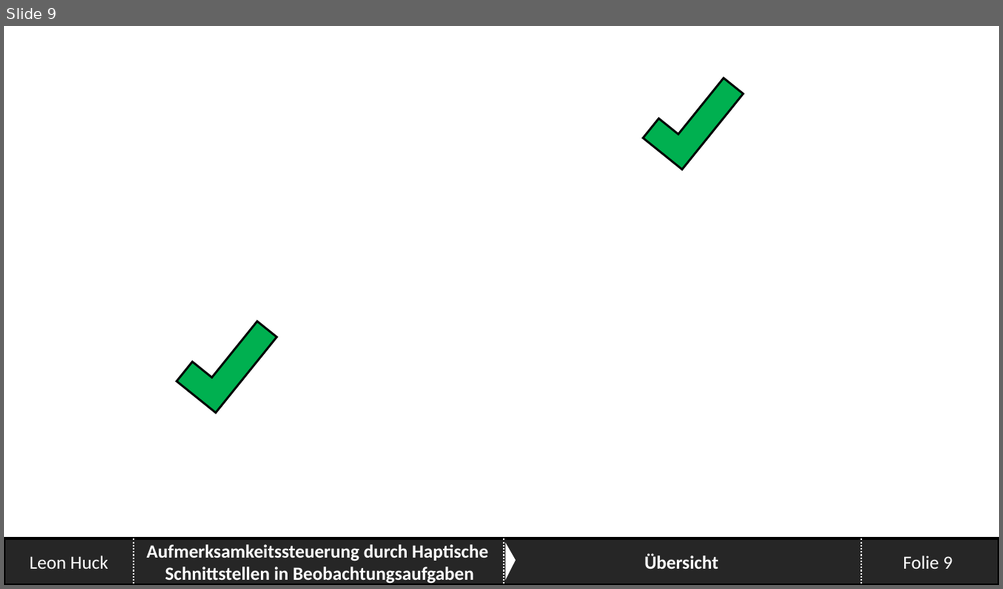
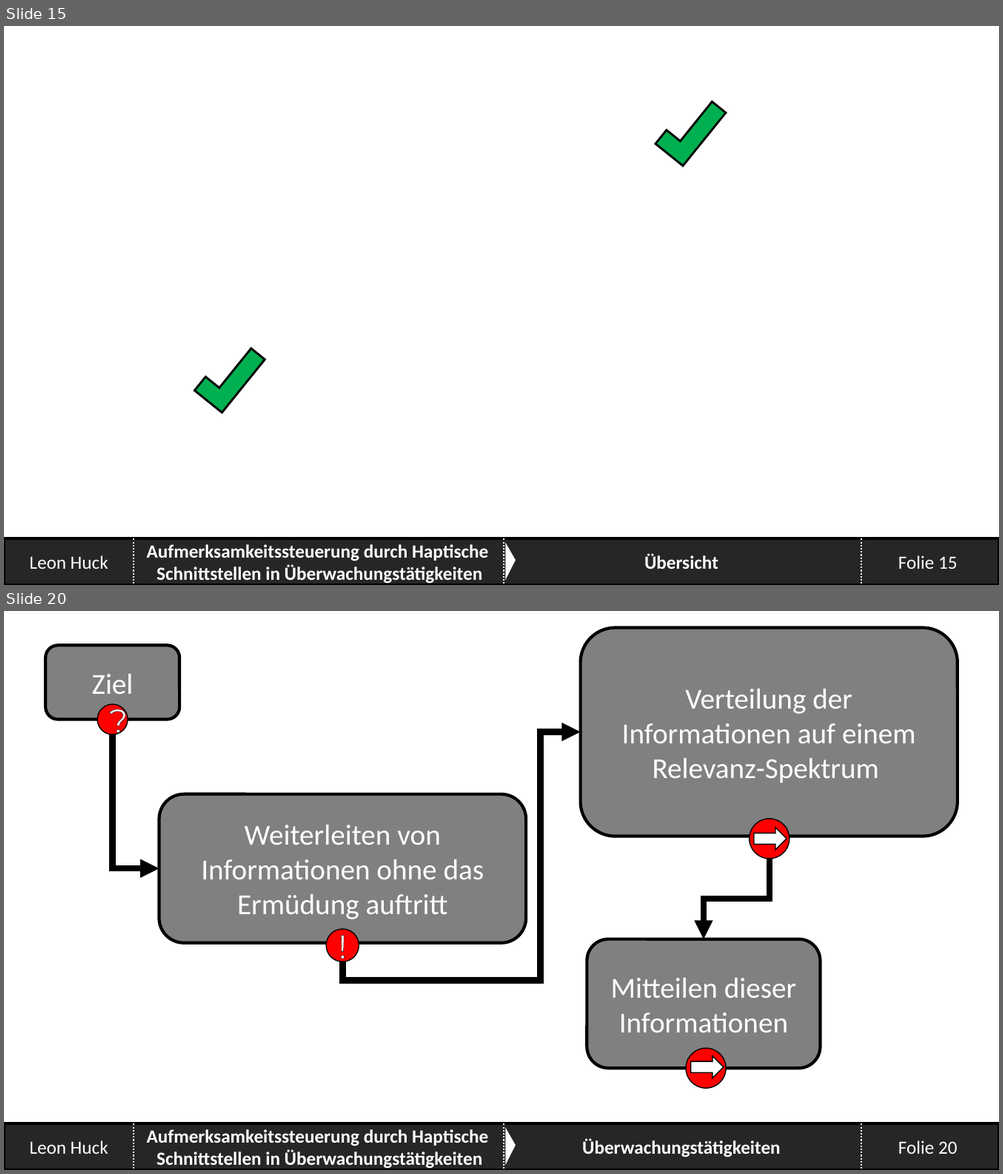
Before and after one commit to SaturnnrutaS/Proseminar-Mobile-Computing, a slide deck: 3 - Präsentation/Proseminar - Arbeitspräsentation.pptx. Shown one above the other, each under a label of ours: slide 9 before the commit, slides 15 and 20 after it; the slides between them are not shown. The pictures are 1003x589 and 1003x1174 pixels, drawn with LibreOffice and Linux fonts; fonts in the diff are those of the drawing; background and template pictures are left out. Boxes give left, top, right and bottom in pixels: in the first picture for what was removed or moved away, otherwise in the second. Text is boxed around its words. In the diff, an @@ line names an element or a change of style, - is before the commit and + after.

```diff
--- a/3 - Präsentation/Proseminar - Arbeitspräsentation.pptx
+++ b/3 - Präsentation/Proseminar - Arbeitspräsentation.pptx
@@ slide 20 added at (x1=4, y1=611, x2=999, y2=1170), background picture (left out) @@
@@ rounded rectangle added at (x1=580, y1=627, x2=957, y2=836), fill #808080, outline #000000 3 pt, 28 pt, text #FFFFFF @@
+Verteilung der Informationen auf einem Relevanz-Spektrum
@@ rounded rectangle added at (x1=45, y1=645, x2=180, y2=719), fill #808080, outline #000000 3 pt, 28 pt, text #FFFFFF @@
+Ziel
@@ ellipse added at (x1=97, y1=704, x2=128, y2=735), fill #FF0000, outline #000000 1 pt, 32 pt, text #FFFFFF @@
+?
@@ elbow arrow added from (112, 735) to (159, 869), #000000 6 pt @@
@@ elbow arrow added from (343, 962) to (580, 732), #000000 6 pt @@
@@ rounded rectangle added at (x1=159, y1=795, x2=526, y2=944), fill #808080, outline #000000 3 pt, 28 pt, text #FFFFFF @@
+Weiterleiten von Informationen ohne das Ermüdung auftritt
@@ ellipse added at (x1=749, y1=819, x2=790, y2=860), fill #FF0000, outline #000000 1 pt @@
@@ down arrow added at (x1=754, y1=827, x2=787, y2=850), fill #FFFFFF, outline #000000 1 pt @@
@@ elbow arrow added from (769, 859) to (703, 940), #000000 6 pt @@
@@ ellipse added at (x1=327, y1=930, x2=359, y2=963), fill #FF0000, outline #000000 1 pt, 32 pt, text #FFFFFF @@
+!
@@ rounded rectangle added at (x1=586, y1=940, x2=820, y2=1068), fill #808080, outline #000000 3 pt, 28 pt, text #FFFFFF @@
+Mitteilen dieser Informationen
@@ ellipse added at (x1=686, y1=1048, x2=726, y2=1088), fill #FF0000, outline #000000 1 pt @@
@@ down arrow added at (x1=691, y1=1056, x2=723, y2=1079), fill #FFFFFF, outline #000000 1 pt @@
@@ group added at (x1=4, y1=1125, x2=999, y2=1170): 4 rectangles, 3 lines, 1 page number, 1 triangle @@
+Leon Huck
+Folie 20
+Aufmerksamkeitssteuerung durch Haptische
+Schnittstellen in Überwachungstätigkeiten
+Überwachungstätigkeiten
@@ what was slide 9 is now slide 15 @@
@@ slide 15 changed as well @@
@@ corner resized from (x1=643, y1=62, x2=743, y2=170) to (x1=655, y1=91, x2=726, y2=167) @@
@@ corner resized from (x1=176, y1=306, x2=276, y2=412) to (x1=195, y1=338, x2=265, y2=413) @@
@@ text in rectangle at (x1=147, y1=545, x2=488, y2=584): text changed @@
-Aufmerksamkeitssteuerung durch Haptische
-Schnittstellen in Beobachtungsaufgaben
+Aufmerksamkeitssteuerung durch Haptische
+Schnittstellen in Überwachungstätigkeiten
@@ page number at (x1=898, y1=556, x2=957, y2=569): text changed @@
-Folie 9
+Folie 15
```
Also in this commit, not shown: 8 other slides changed, 28 other slides added, 5 slides removed, 10 other files.
